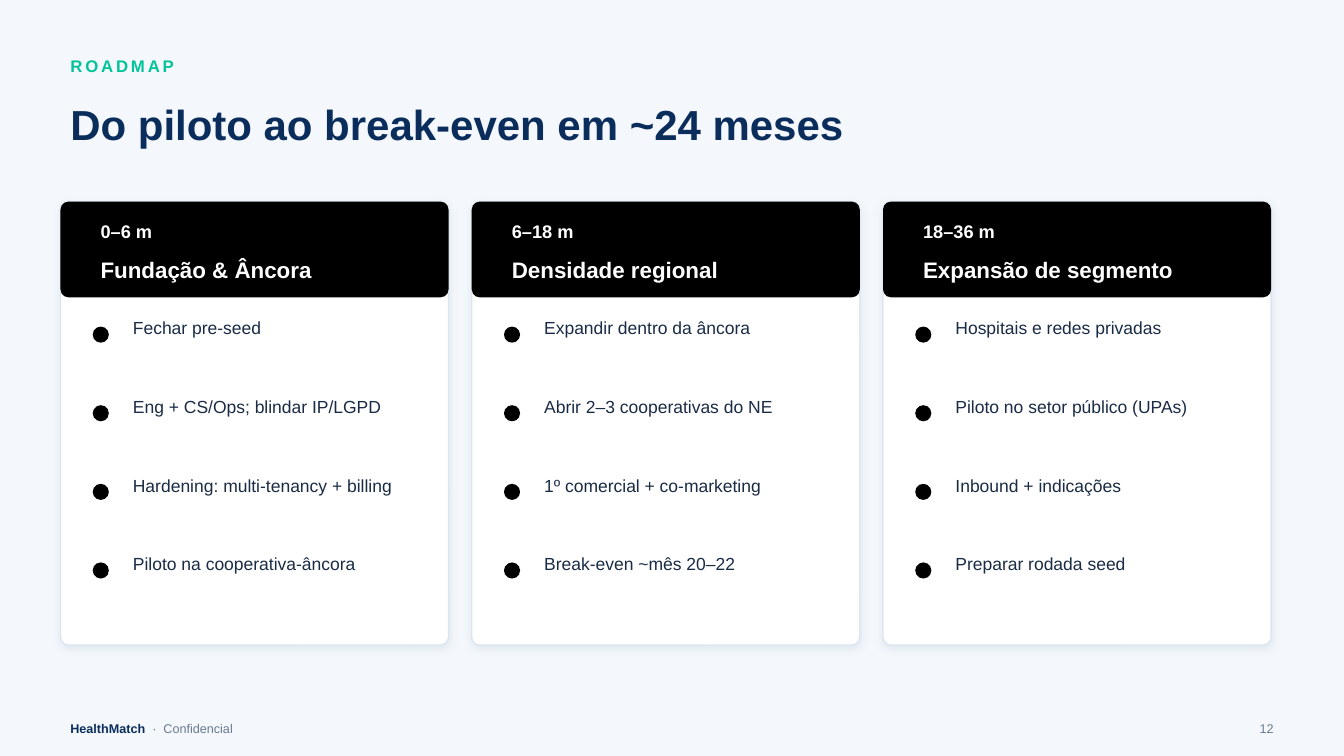
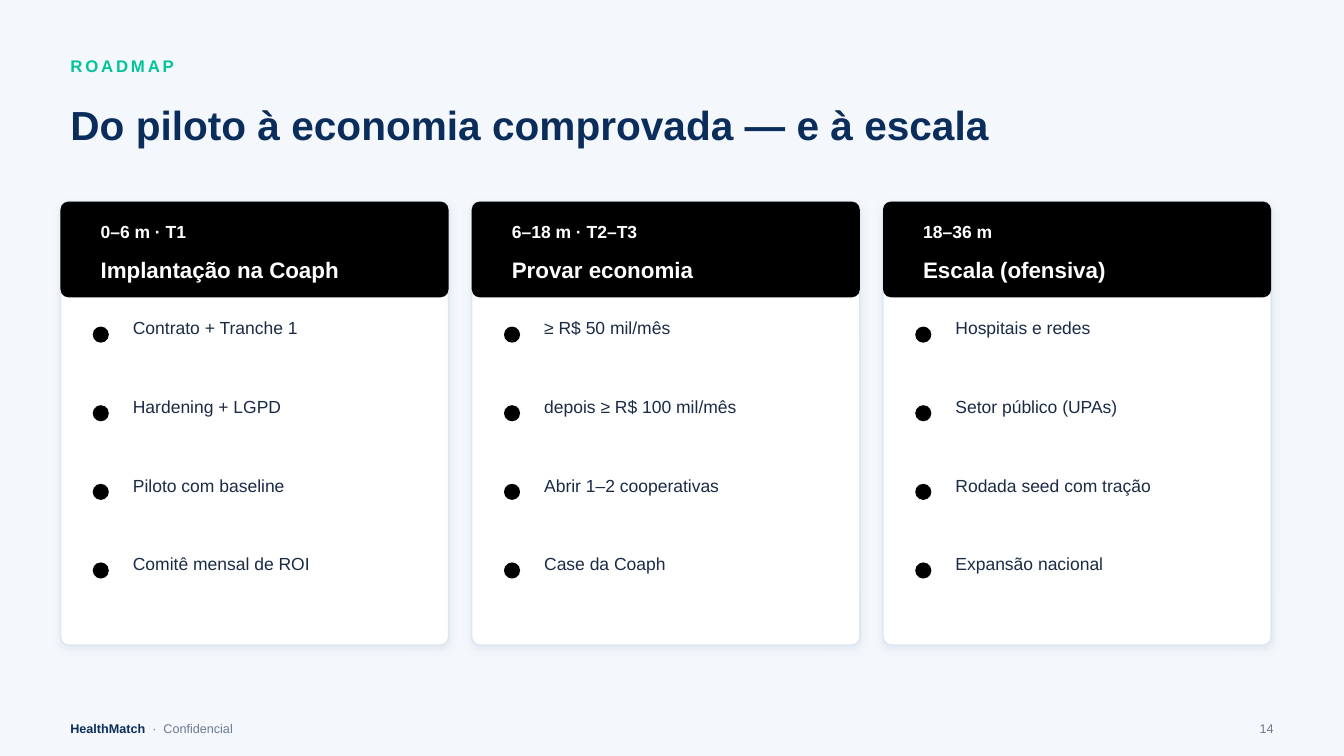
Before and after one commit to danielsmonteiro/conecta, a slide deck: slide 14 of business-plan/HealthMatch_Pitch_Deck.pptx (slide 12 before the commit). Drawn at 1344x756 pixels with LibreOffice and Linux fonts; fonts in the diff are those of the drawing. Boxes give left, top, right and bottom in pixels: in the first picture for what was removed or moved away, otherwise in the second. Text is boxed around its words. In the diff, an @@ line names an element or a change of style, - is before the commit and + after.

```diff
--- a/business-plan/HealthMatch_Pitch_Deck.pptx
+++ b/business-plan/HealthMatch_Pitch_Deck.pptx
@@ text at (70,110,988,147): text changed; size 30 to 29 pt @@
-Do piloto ao break-even em ~24 meses
+Do piloto à economia comprovada — e à escala
@@ text at (101,225,186,238): text changed; size 13 to 12.5 pt @@
-0–6 m
+0–6 m · T1
@@ text at (512,225,638,238): text changed; size 13 to 12.5 pt @@
-6–18 m
+6–18 m · T2–T3
@@ text "18–36 m" at (923,225,993,238): size 13 to 12.5 pt @@
@@ text at (101,261,338,283): text changed @@
-Fundação & Âncora
+Implantação na Coaph
@@ text at (512,261,693,279): text changed @@
-Densidade regional
+Provar economia
@@ text at (923,261,1105,283): text changed @@
-Expansão de segmento
+Escala (ofensiva)
@@ text at (133,321,298,334): text changed @@
-Fechar pre-seed
+Contrato + Tranche 1
@@ text at (559,321,670,335): text changed @@
-Expandir dentro da âncora
+≥ R$ 50 mil/mês
@@ text at (955,321,1091,338): text changed @@
-Hospitais e redes privadas
+Hospitais e redes
@@ text at (133,400,281,417): text changed @@
-Eng + CS/Ops; blindar IP/LGPD
+Hardening + LGPD
@@ text at (544,400,736,417): text changed @@
-Abrir 2–3 cooperativas do NE
+depois ≥ R$ 100 mil/mês
@@ text at (955,400,1117,417): text changed @@
-Piloto no setor público (UPAs)
+Setor público (UPAs)
@@ text at (133,479,284,492): text changed @@
-Hardening: multi-tenancy + billing
+Piloto com baseline
@@ text at (544,479,719,496): text changed @@
-1º comercial + co-marketing
+Abrir 1–2 cooperativas
@@ text at (955,479,1151,496): text changed @@
-Inbound + indicações
+Rodada seed com tração
@@ text at (133,557,310,570): text changed @@
-Piloto na cooperativa-âncora
+Comitê mensal de ROI
@@ text at (544,557,665,574): text changed @@
-Break-even ~mês 20–22
+Case da Coaph
@@ text at (955,557,1103,574): text changed @@
-Preparar rodada seed
+Expansão nacional
@@ text at (1260,724,1274,733): text changed @@
-12
+14
```
Also in this commit, not shown: 7 other slides changed, 8 slides added, 6 slides removed, 10 other files.
